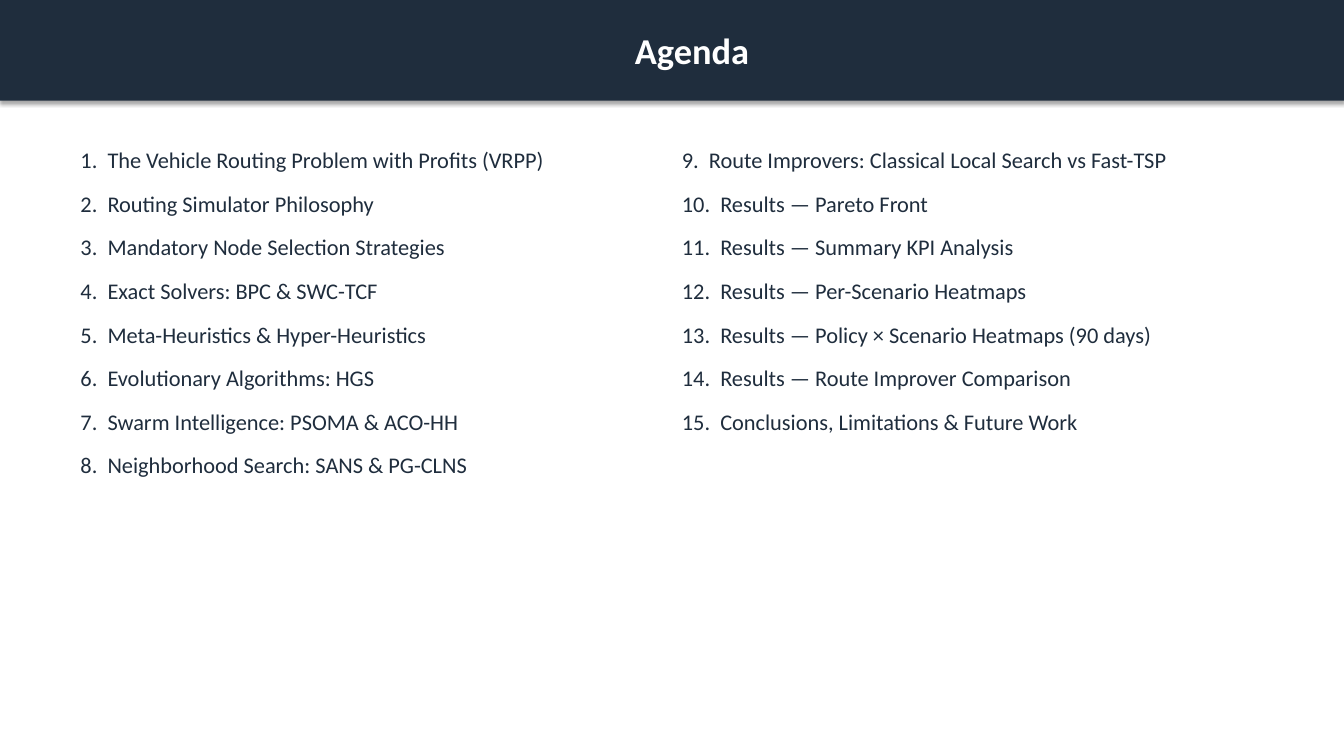
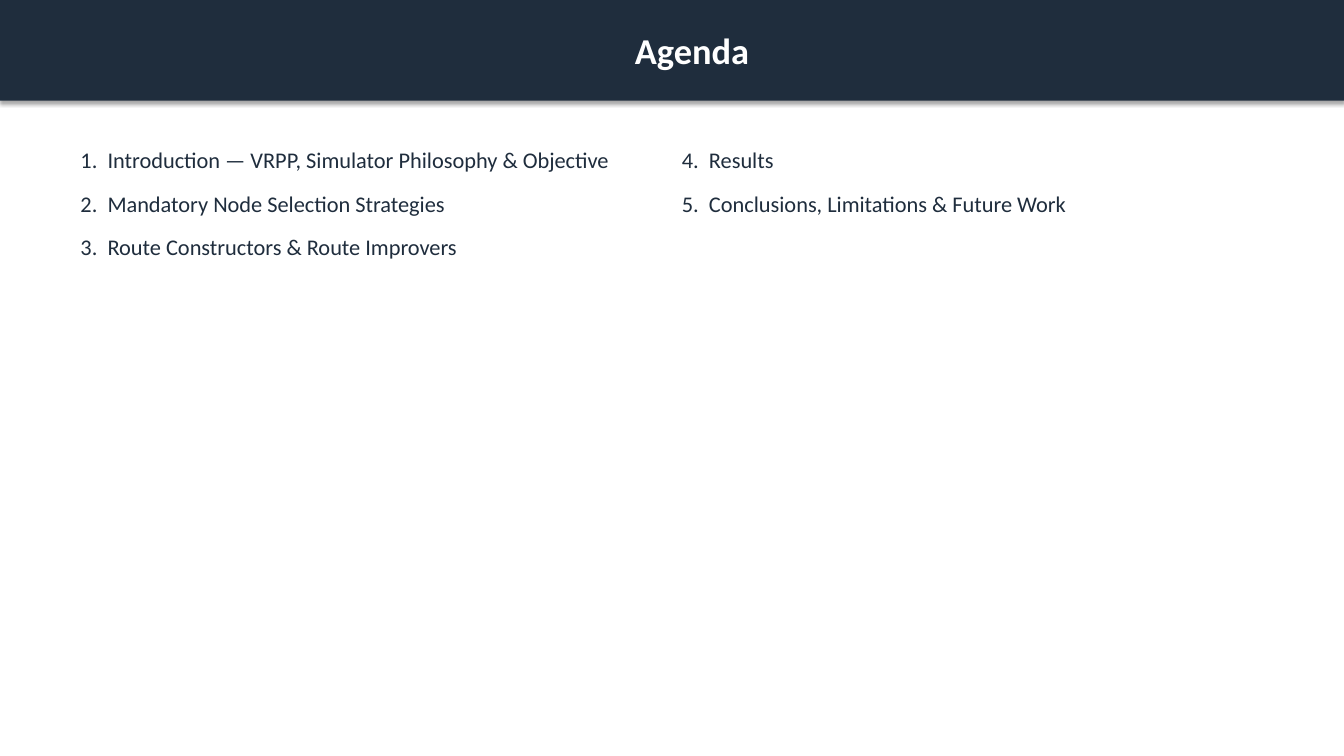
Before and after one commit to ACFHarbinger/WSmartPlus-Route, a slide deck: slide 2 of assets/windows/wsmart_route_results.pptx. Drawn at 1344x756 pixels with LibreOffice and Linux fonts; fonts in the diff are those of the drawing. Boxes give left, top, right and bottom in pixels: in the first picture for what was removed or moved away, otherwise in the second. Text is boxed around its words. In the diff, an @@ line names an element or a change of style, - is before the commit and + after.

Commit message:
Updated simulation analysis and presentation gen scripts

```diff
--- a/assets/windows/wsmart_route_results.pptx
+++ b/assets/windows/wsmart_route_results.pptx
@@ text at (x1=80, y1=152, x2=609, y2=259): text changed @@
-1. The Vehicle Routing Problem with Profits (VRPP)
-2. Routing Simulator Philosophy
-3. Mandatory Node Selection Strategies
-4. Exact Solvers: BPC & SWC-TCF
-5. Meta-Heuristics & Hyper-Heuristics
-6. Evolutionary Algorithms: HGS
-7. Swarm Intelligence: PSOMA & ACO-HH
-8. Neighborhood Search: SANS & PG-CLNS
+1. Introduction — VRPP, Simulator Philosophy & Objective
+2. Mandatory Node Selection Strategies
+3. Route Constructors & Route Improvers
@@ text at (x1=682, y1=152, x2=1066, y2=215): text changed @@
-9. Route Improvers: Classical Local Search vs Fast-TSP
-10. Results — Pareto Front
-11. Results — Summary KPI Analysis
-12. Results — Per-Scenario Heatmaps
-13. Results — Policy × Scenario Heatmaps (90 days)
-14. Results — Route Improver Comparison
-15. Conclusions, Limitations & Future Work
+4. Results
+5. Conclusions, Limitations & Future Work
```
Also in this commit, not shown: 14 other slides changed, 5 slides added, 4 slides removed, 46 other files.
